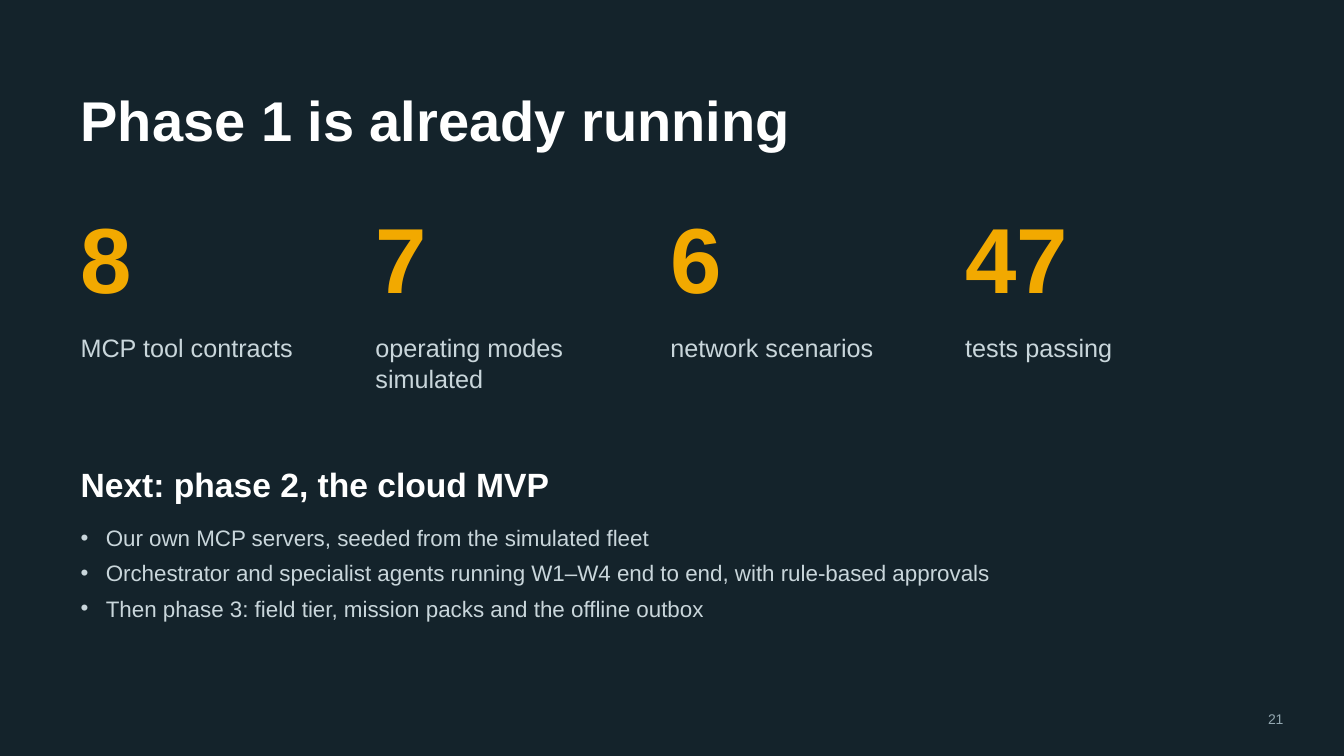
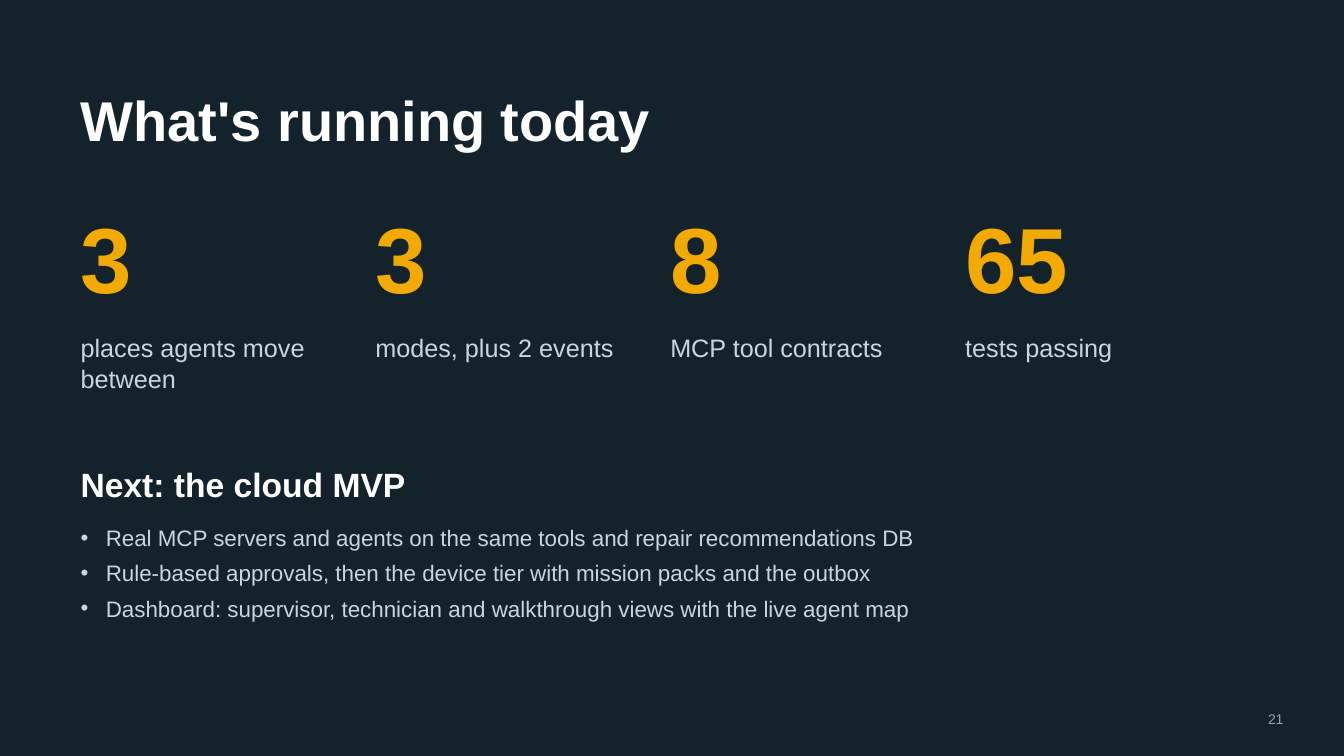
Before and after one commit to chandra50/hybrid-ai-service, a slide deck: slide 21 of docs/hybrid-ai-design.pptx. Drawn at 1344x756 pixels with LibreOffice and Linux fonts; fonts in the diff are those of the drawing. Boxes give left, top, right and bottom in pixels: in the first picture for what was removed or moved away, otherwise in the second. Text is boxed around its words. In the diff, an @@ line names an element or a change of style, - is before the commit and + after.

```diff
--- a/docs/hybrid-ai-design.pptx
+++ b/docs/hybrid-ai-design.pptx
@@ title at <box>81,100,650,151</box>: text changed @@
-Phase 1 is already running
+What's running today
@@ text at <box>81,228,132,294</box>: text changed @@
-8
+3
@@ text at <box>375,228,426,294</box>: text changed @@
-7
+3
@@ text at <box>670,228,721,294</box>: text changed @@
-6
+8
@@ text at <box>965,228,1068,294</box>: text changed @@
-47
+65
@@ text at <box>81,338,305,389</box>: text changed @@
-MCP tool contracts
+places agents move between
@@ text at <box>375,338,613,363</box>: text changed @@
-operating modes simulated
+modes, plus 2 events
@@ text at <box>670,338,882,358</box>: text changed @@
-network scenarios
+MCP tool contracts
@@ text at <box>81,472,406,498</box>: text changed @@
-Next: phase 2, the cloud MVP
+Next: the cloud MVP
@@ text at <box>106,530,913,622</box>: text changed @@
-• Our own MCP servers, seeded from the simulated fleet
-• Orchestrator and specialist agents running W1–W4 end to end, with rule-based approvals
-• Then phase 3: field tier, mission packs and the offline outbox
+• Real MCP servers and agents on the same tools and repair recommendations DB
+• Rule-based approvals, then the device tier with mission packs and the outbox
+• Dashboard: supervisor, technician and walkthrough views with the live agent map
```
Also in this commit, not shown: 17 other slides changed, 3 slides added, 3 slides removed, 21 other files.
